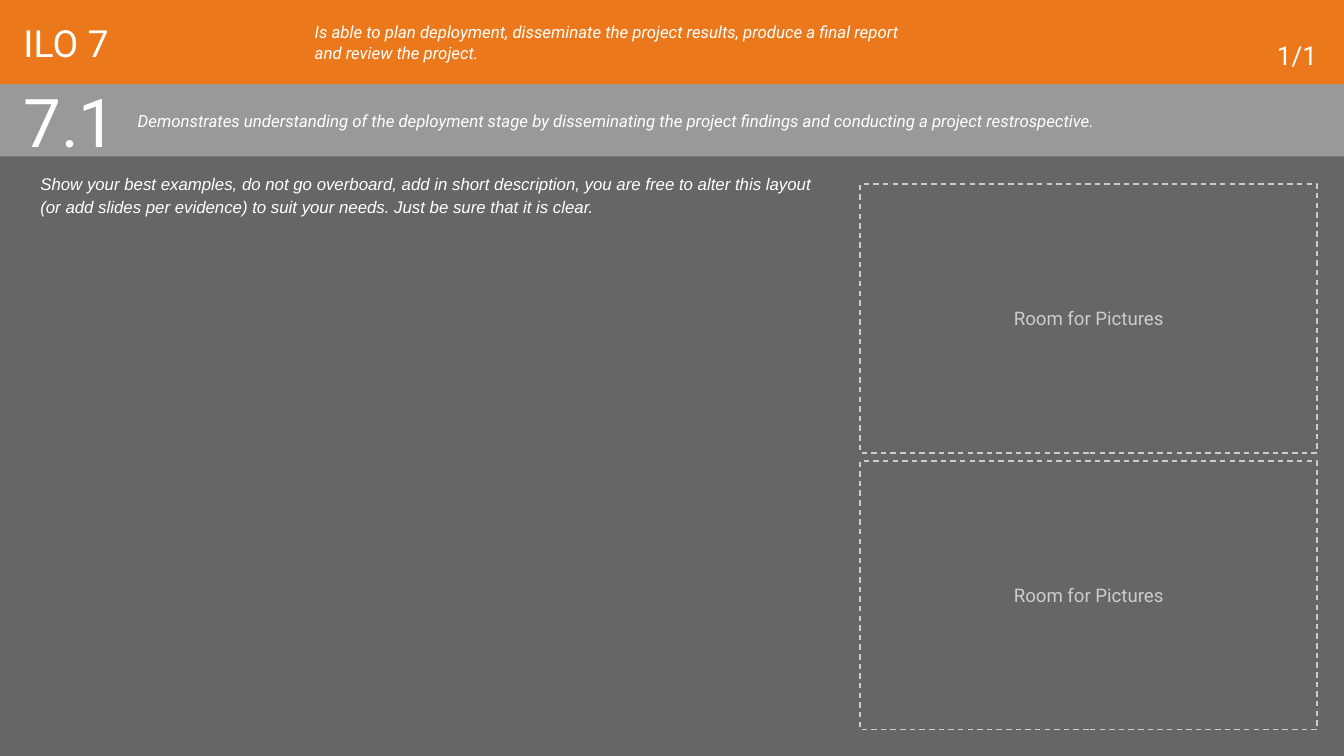
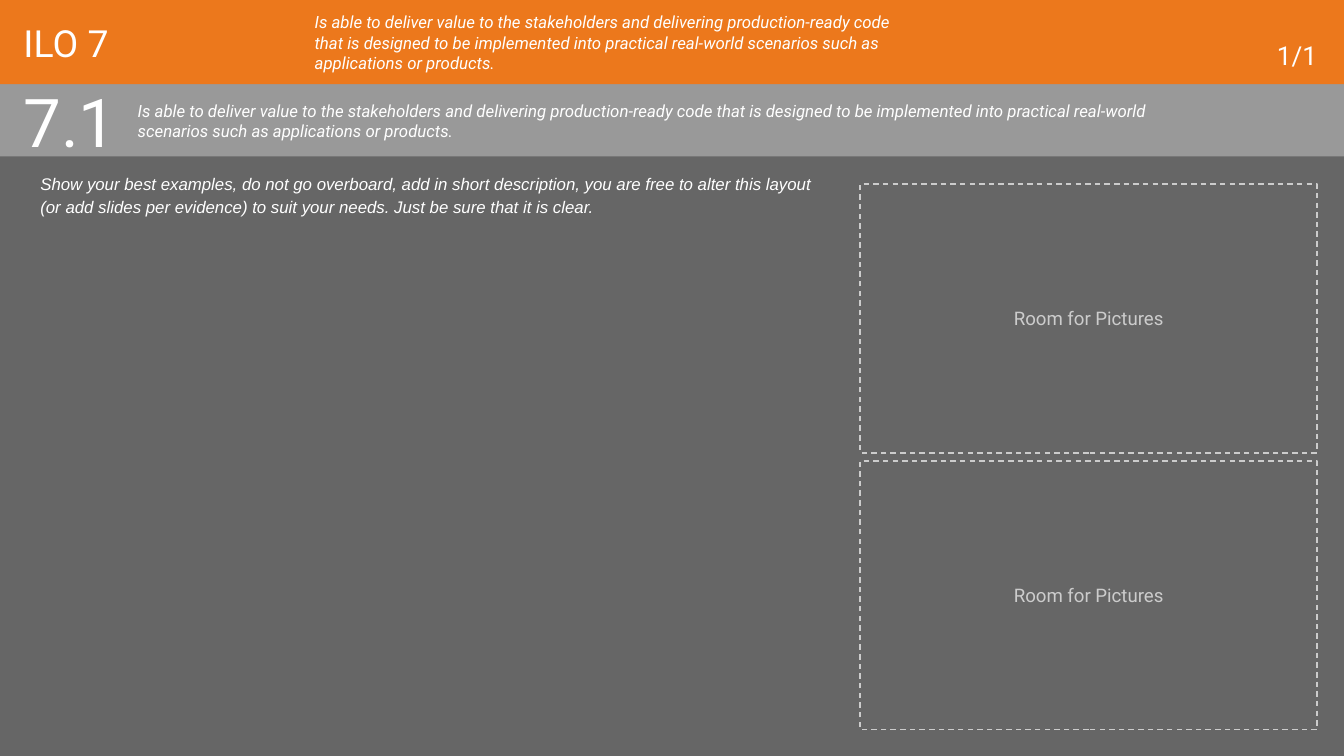
Before and after one commit to PsDragon/ADSAI_FOR_SECOND_YEARS, a slide deck: slide 44 of docs/Year1/BlockD/MS Assignment Template/Learning Log - Y1D_2022-23_ADSAI.pptx (slide 42 before the commit). Drawn at 1344x756 pixels with LibreOffice and Linux fonts; fonts in the diff are those of the drawing. Boxes give left, top, right and bottom in pixels: in the first picture for what was removed or moved away, otherwise in the second. Text is boxed around its words. In the diff, an @@ line names an element or a change of style, - is before the commit and + after.

```diff
--- a/docs/Year1/BlockD/MS Assignment Template/Learning Log - Y1D_2022-23_ADSAI.pptx
+++ b/docs/Year1/BlockD/MS Assignment Template/Learning Log - Y1D_2022-23_ADSAI.pptx
@@ title at <box>315,15,890,73</box>: text changed @@
-Is able to plan deployment, disseminate the project results, produce a final report and review the project.
+Is able to deliver value to the stakeholders and delivering production-ready code that is designed to be implemented into practical real-world scenarios such as applications or products.
@@ title at <box>138,104,1146,141</box>: text changed @@
-Demonstrates understanding of the deployment stage by disseminating the project findings and conducting a project restrospective.
+Is able to deliver value to the stakeholders and delivering production-ready code that is designed to be implemented into practical real-world scenarios such as applications or products.
```
Also in this commit, not shown: 10 other slides changed, 2 slides added, 6 other files.
